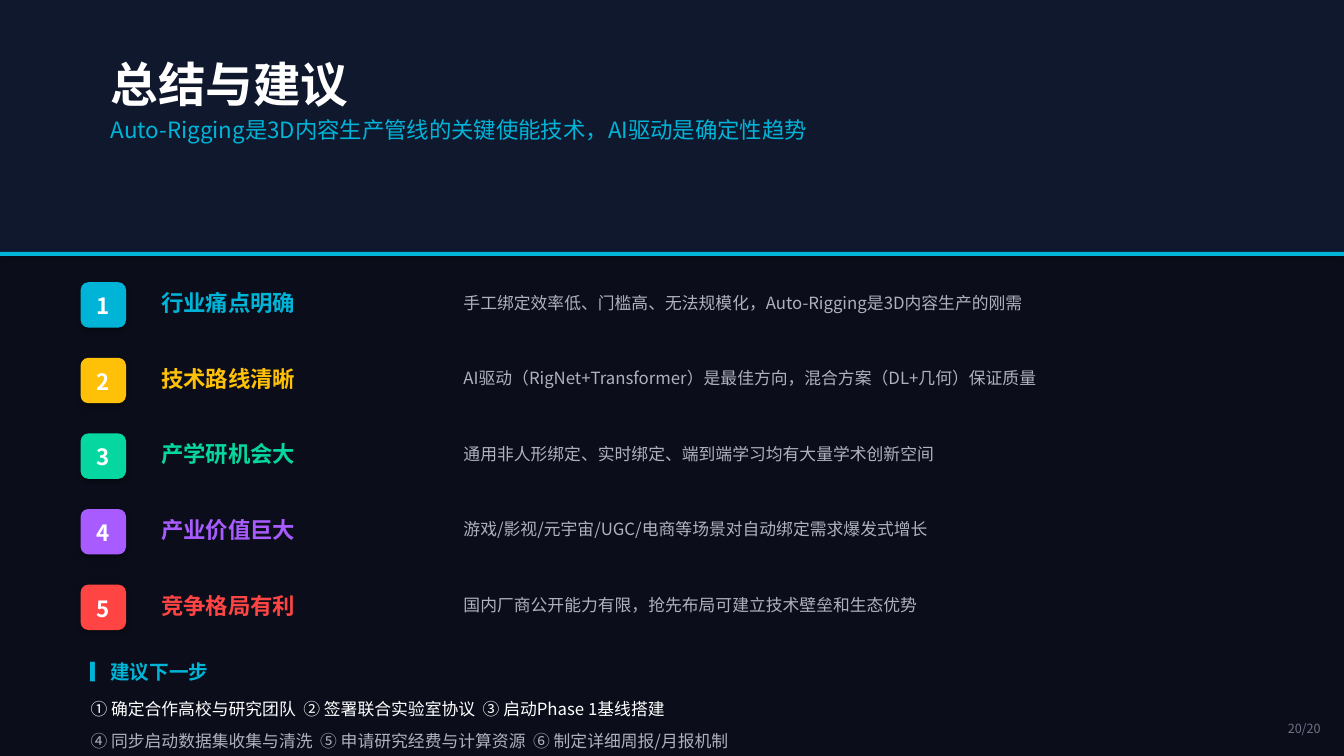
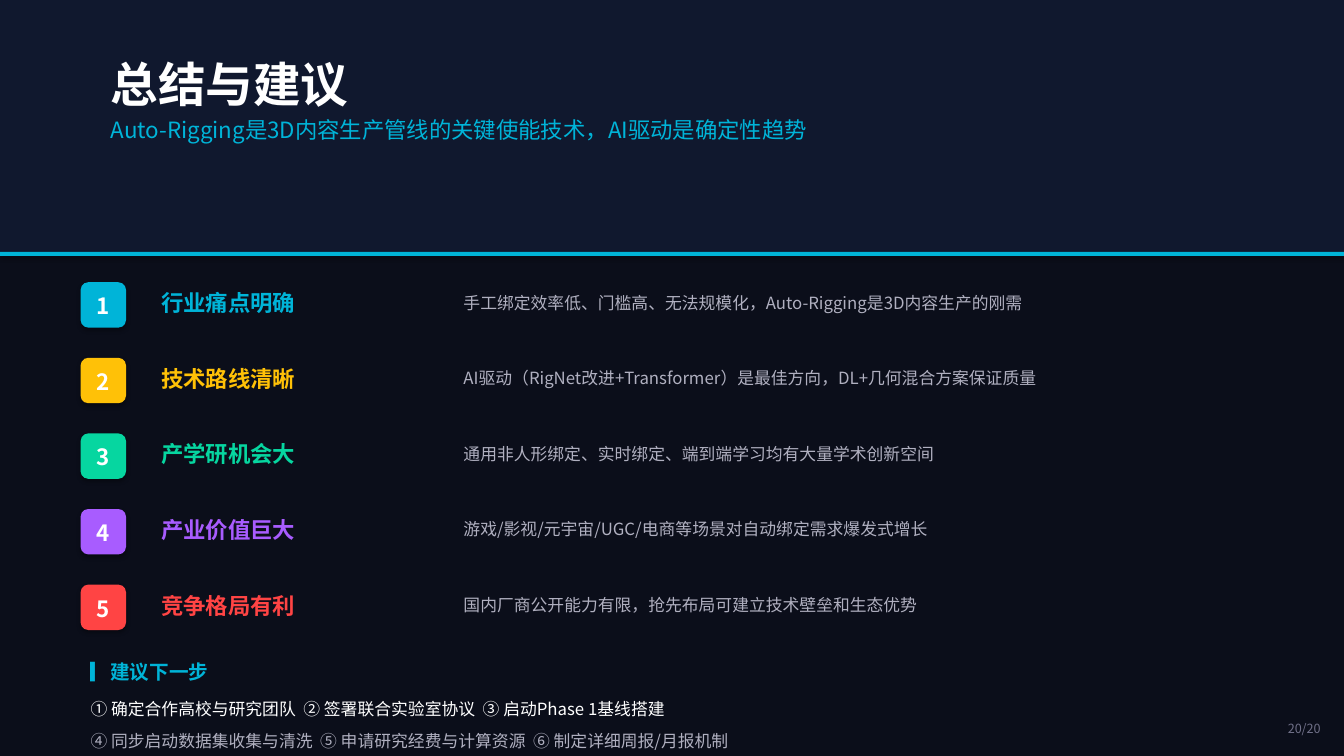
Before and after one commit to xhyha/insight, a slide deck: slide 20 of Auto-Rigging-Insight-Report.pptx. Drawn at 1344x756 pixels with LibreOffice and Linux fonts; fonts in the diff are those of the drawing. Boxes give left, top, right and bottom in pixels: in the first picture for what was removed or moved away, otherwise in the second. Text is boxed around its words. In the diff, an @@ line names an element or a change of style, - is before the commit and + after.

```diff
--- a/Auto-Rigging-Insight-Report.pptx
+++ b/Auto-Rigging-Insight-Report.pptx
@@ text at <box>463,370,1036,388</box>: text changed @@
-AI驱动（RigNet+Transformer）是最佳方向，混合方案（DL+几何）保证质量
+AI驱动（RigNet改进+Transformer）是最佳方向，DL+几何混合方案保证质量
```
Also in this commit, not shown: 9 other slides changed.
